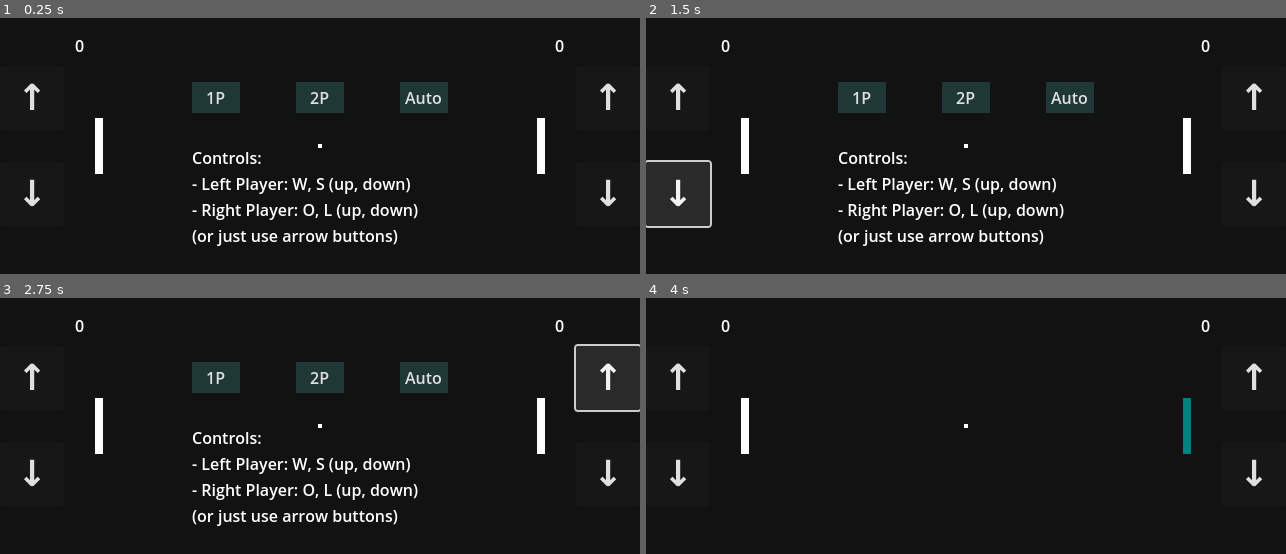
Above: before the commit, frames 1-4 (two rows, left to right).
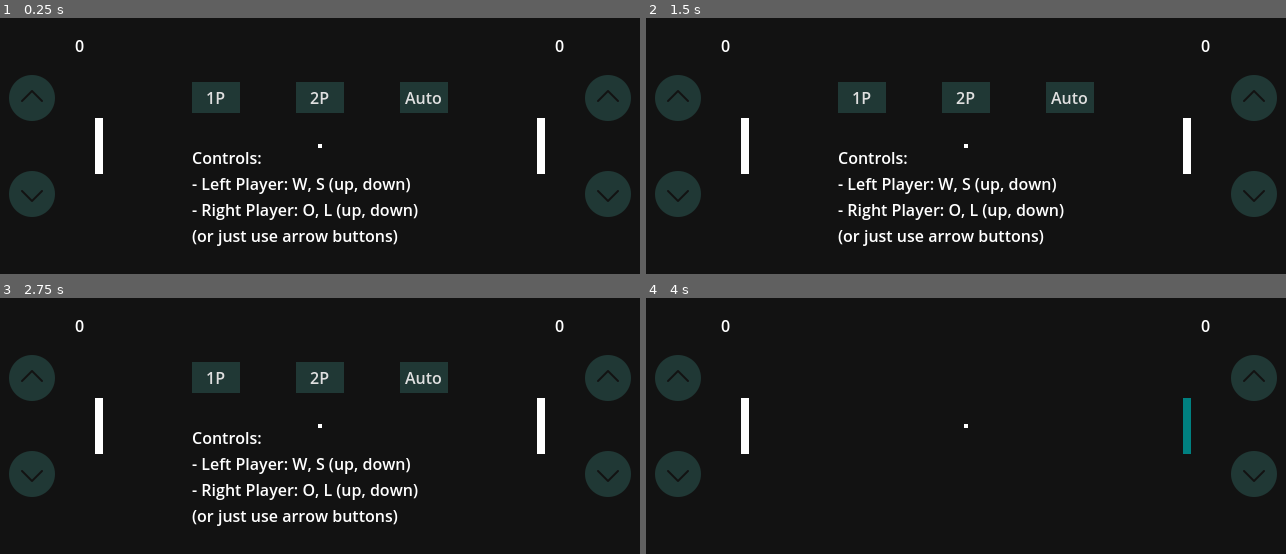
Above: after the commit, the same moments.

Repository: gmso/gamechallenge_pong
Game: Godot game, scene res://main.tscn
The game is run twice, just before and just after one commit, with the same random seed, the same clock (stepped at 60 frames per second) and the same inputs.
Inputs (mouse positions are in pixels of both pictures, inside the frame that each line leads up to):
- Up to frame 1 (0.25 s): no input
- Up to frame 2 (1.5 s): click (678, 97) at 0.5 s; click (678, 194) at 1.25 s
- Up to frame 3 (2.75 s): click (608, 377) at 2 s
- Up to frame 4 (4 s): click (1254, 474) at 2.75 s; click "1P" at 3.5 s

The runs differ from the first frame. In frame 1, 3.8% of the frame differs, in the area x 1-99%, y 22-78%; in frame 2, 3.2%; in frame 3, 3.2%; in frame 4, 3.8%.

Commit message:
Set arrow buttons to use PNG textures

Diff:
--- a/hud.tscn
+++ b/hud.tscn
@@ -1,6 +1,8 @@
-[gd_scene load_steps=6 format=3 uid="uid://xhrbej3ty1jw"]
+[gd_scene load_steps=8 format=3 uid="uid://xhrbej3ty1jw"]
 
 [ext_resource type="Script" uid="uid://umclb4yi6073" path="res://hud.gd" id="1_37p78"]
+[ext_resource type="Texture2D" uid="uid://d0hyhx0d03efg" path="res://assets/icons8-slide-up-depressed.png" id="2_64ctp"]
+[ext_resource type="Texture2D" uid="uid://bar0ni4gwarp5" path="res://assets/icons8-slide-up-pressed.png" id="3_8sq4i"]
 
 [sub_resource type="StyleBoxFlat" id="StyleBoxFlat_37p78"]
 bg_color = Color(0.12724835, 0.217816, 0.20891428, 1)
@@ -125,43 +127,49 @@
 theme_override_styles/normal = SubResource("StyleBoxFlat_640wx")
 text = "Play again?"
 
-[node name="MoveUpLeft" type="Button" parent="."]
+[node name="MoveUpLeft" type="TextureButton" parent="."]
 custom_minimum_size = Vector2(64, 64)
 layout_mode = 0
 offset_top = 48.0
 offset_right = 64.0
 offset_bottom = 112.0
-theme_override_font_sizes/font_size = 36
-text = "↑"
+texture_normal = ExtResource("2_64ctp")
+texture_pressed = ExtResource("3_8sq4i")
+stretch_mode = 3
 
-[node name="MoveDownLeft" type="Button" parent="."]
+[node name="MoveDownLeft" type="TextureButton" parent="."]
 custom_minimum_size = Vector2(64, 64)
 layout_mode = 0
 offset_top = 144.0
 offset_right = 64.0
 offset_bottom = 208.0
-theme_override_font_sizes/font_size = 36
-text = "↓"
+texture_normal = ExtResource("2_64ctp")
+texture_pressed = ExtResource("3_8sq4i")
+stretch_mode = 3
+flip_v = true
 
-[node name="MoveUpRight" type="Button" parent="."]
+[node name="MoveUpRight" type="TextureButton" parent="."]
 custom_minimum_size = Vector2(64, 64)
 layout_mode = 0
 offset_left = 576.0
 offset_top = 48.0
 offset_right = 640.0
 offset_bottom = 112.0
-theme_override_font_sizes/font_size = 36
-text = "↑"
+texture_normal = ExtResource("2_64ctp")
+texture_pressed = ExtResource("3_8sq4i")
+stretch_mode = 3
 
-[node name="MoveDownRight" type="Button" parent="."]
+[node name="MoveDownRight" type="TextureButton" parent="."]
 custom_minimum_size = Vector2(64, 64)
 layout_mode = 0
 offset_left = 576.0
 offset_top = 144.0
 offset_right = 640.0
 offset_bottom = 208.0
-theme_override_font_sizes/font_size = 36
-text = "↓"
+texture_normal = ExtResource("2_64ctp")
+texture_pressed = ExtResource("3_8sq4i")
+stretch_mode = 3
+flip_v = true
 
 [connection signal="pressed" from="Button1Player" to="." method="_on_button_1_player_pressed"]
 [connection signal="pressed" from="Button2Players" to="." method="_on_button_2_players_pressed"]
Binary file added: assets/icons8-slide-up-depressed.png
Not shown, added: assets/icons8-slide-up-depressed.png.import
Binary file added: assets/icons8-slide-up-pressed.png
Not shown, added: assets/icons8-slide-up-pressed.png.import
